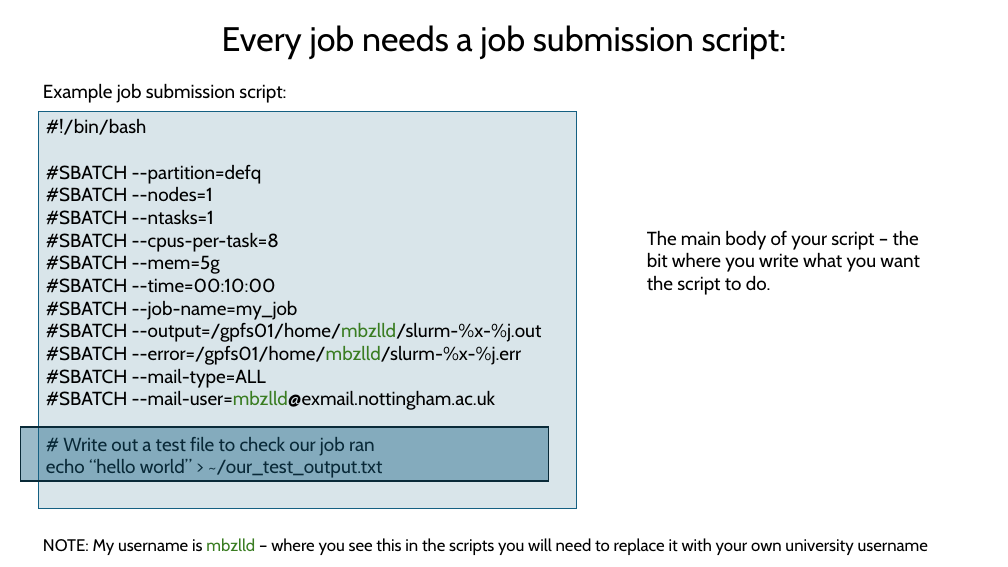
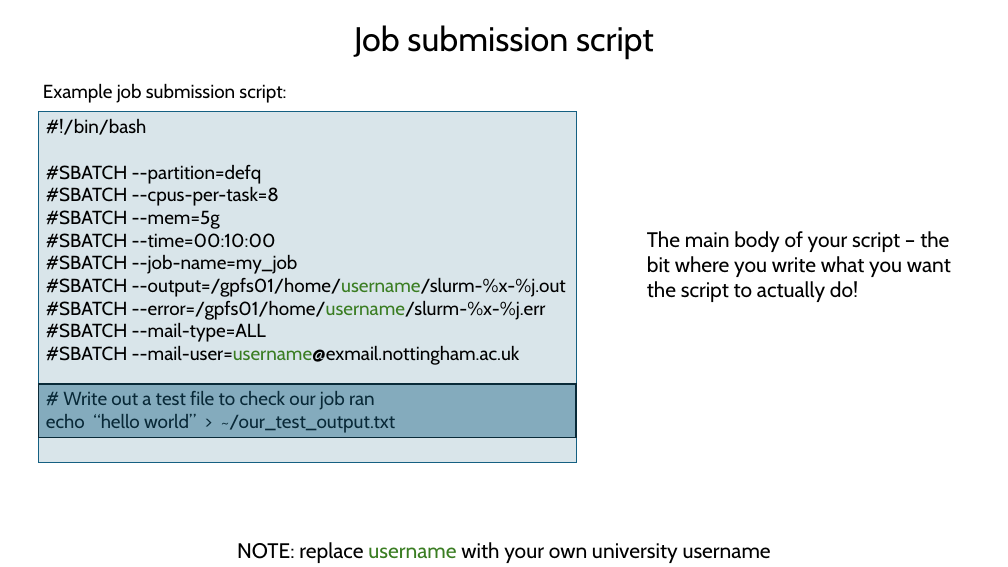
Before and after one commit to BioinformaticsMSc/LIFE4138_2627, a slide deck: slide 16 of UNIX_session_3/Ada_in_depth.pptx (slide 18 before the commit). Drawn at 1008x567 pixels with LibreOffice and Linux fonts; fonts in the diff are those of the drawing. Boxes give left, top, right and bottom in pixels: in the first picture for what was removed or moved away, otherwise in the second. Text is boxed around its words. In the diff, an @@ line names an element or a change of style, - is before the commit and + after.

```diff
--- a/UNIX_session_3/Ada_in_depth.pptx
+++ b/UNIX_session_3/Ada_in_depth.pptx
@@ title at box(354, 25, 654, 59): text changed @@
-Every job needs a job submission script:
+Job submission script
@@ rectangle "#!/bin/bash": place and size @@
-rectangle "#!/bin/bash" at box(39, 111, 576, 508)
+rectangle "#!/bin/bash" at box(39, 111, 576, 462)
@@ text in rectangle at box(46, 187, 214, 225): paragraphs removed @@
-#SBATCH --nodes=1
-#SBATCH --ntasks=1
@@ text at box(647, 231, 951, 302): text changed; size 18 to 20 pt @@
-The main body of your script – the bit where you write what you want the script to do.
+The main body of your script – the bit where you write what you want the script to actually do!
@@ text in rectangle at box(46, 278, 566, 320): text changed @@
-#SBATCH --output=/gpfs01/home/mbzlld/slurm-%x-%j.out
-#SBATCH --error=/gpfs01/home/mbzlld/slurm-%x-%j.err
+#SBATCH --output=/gpfs01/home/username/slurm-%x-%j.out
+#SBATCH --error=/gpfs01/home/username/slurm-%x-%j.err
@@ text in rectangle at box(46, 346, 520, 365): text changed @@
-#SBATCH --mail-user=mbzlld@exmail.nottingham.ac.uk
+#SBATCH --mail-user=username@exmail.nottingham.ac.uk
@@ rectangle: place and size @@
-rectangle at box(20, 427, 548, 481)
+rectangle at box(39, 384, 576, 438)
@@ text at box(237, 542, 771, 563): text changed; size 16 to 20 pt @@
-NOTE: My username is mbzlld – where you see this in the scripts you will need to replace it with your own university username
+NOTE: replace username with your own university username
```
Also in this commit, not shown: 21 other slides changed, 3 slides added, 9 slides removed.
